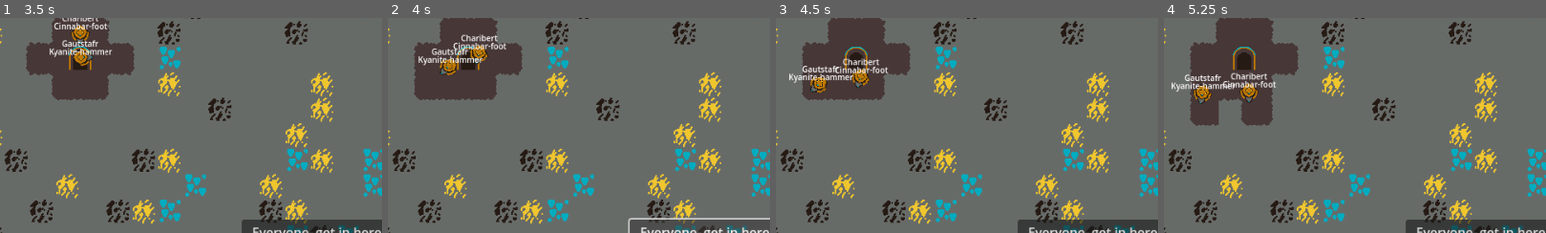
Above: before the commit, frames 1-4 (left to right).
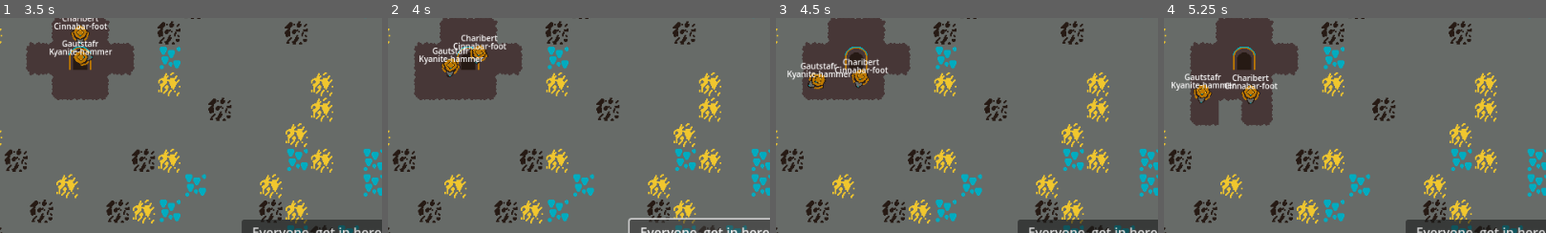
Above: after the commit, the same moments.

Repository: where-fore/dwarves
Game: Godot game, scene res://loose/main_game.tscn
Two runs of this game, one before a commit and one after it. Both use one fixed random seed, a clock stepped at 60 frames per second and the inputs below.
Inputs (mouse positions are % of the whole screen's width and height, from its top left):
- Up to frame 1 (3.5 s): click "Everyone, get in here! (Costs…" at 0.5 s; click "Everyone, move faster! (Costs…" at 1.25 s; click "Everyone, get in here! (Costs…" at 2 s; click "Everyone, move faster! (Costs…" at 2.75 s
- Up to frame 2 (4 s): click "Everyone, get in here! (Costs…" at 3.5 s
- Up to frame 3 (4.5 s): click "Everyone, move faster! (Costs…" at 4.25 s
- Up to frame 4 (5.25 s): tap Enter at 5 s; move the mouse to (72, 45) at 5.02 s; tap 1 at 5.1 s; click (72, 45) at 5.17 s
The pictures show only the part of the screen within x 40-90%, y 41-91%; the shares and areas given below are measured in that part.

Frame 1 is identical in both runs. In frame 2, 0.8% of the frame differs, in the area x 8-25%, y 13-28%; in frame 3, 1.0%; in frame 4, 1.3%, in the area x 2-30%, y 25-40%.

Commit message:
the dwarves now move around better

Diff:
--- a/project/loose/dwarf.gd
+++ b/project/loose/dwarf.gd
@@ -58,7 +58,7 @@
 							if mining_cooldown <= 0:
 								mining_cooldown = mining_cooldown_reset
 								tilemap_detected.destroy_cell(point_position_on_map)
-								process_movement()
+								#process_movement()
 
 
 func process_movement() -> void:
@@ -70,6 +70,7 @@
 			set_movement_goal()
 
 	if not current_movement_goal: set_movement_goal()
+	if current_movement_goal.distance_to(global_position) <= 20: set_movement_goal()
 	navigation_agent_2d.target_position = current_movement_goal
 	var next_path_position:Vector2 = navigation_agent_2d.get_next_path_position()
 	var new_velocity:Vector2 = global_position.direction_to(next_path_position)
@@ -88,7 +89,7 @@
 		match decision:
 			0: direction_horizontal = 1
 			1: direction_vertical = 1
-	var direction:Vector2 = Vector2(direction_vertical, direction_horizontal) * 250
+	var direction:Vector2 = Vector2(direction_vertical, direction_horizontal) * 350
 	current_movement_goal = Vector2i(global_position) + Vector2i(direction)
 
 func spawn_in_animation() -> void:
Not shown, changed: dwarves to do.txt
